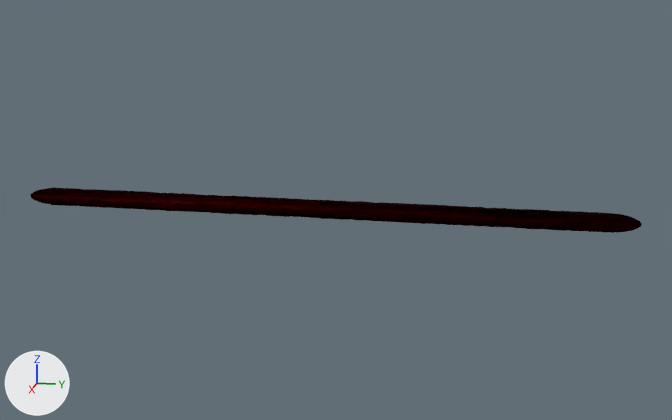
A saved change to the Blender file Roots.blend.
Rendered twice from a 50 mm lens placed at (22.9, 5.08, 5.72), pointed at (-0.09, 0.48, -0.03). Arrows for +X, +Y and +Z are at lower left; the lights stay in place.
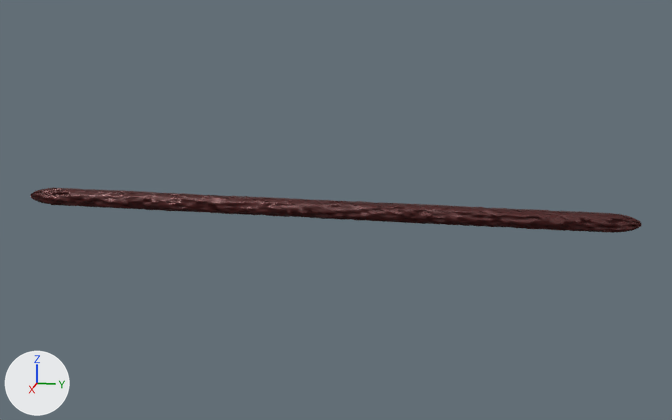
The change, as a list of edits to the scene's bpy script:
```text
Change mat_material_001:
    remove # nodes: BsdfPrincipled, OutputMaterial, TexImage
    remove # uses the picture img_texture_jpg
    nodes: BsdfPrincipled, Mapping, Mix, OutputMaterial, TexCoord, TexNoise x2, TexVoronoi x2, ValToRGB x2
    colours: black #000000, white #ffffff, dark red #400300, dark red #4f0301, dark red #5b0202
```

Where the change shows, as pixel boxes (x1, y1, x2, y2) in the pictures (672 x 420 px):
'Cylinder', surface changed (black to brown): (31, 187, 642, 233) in both
